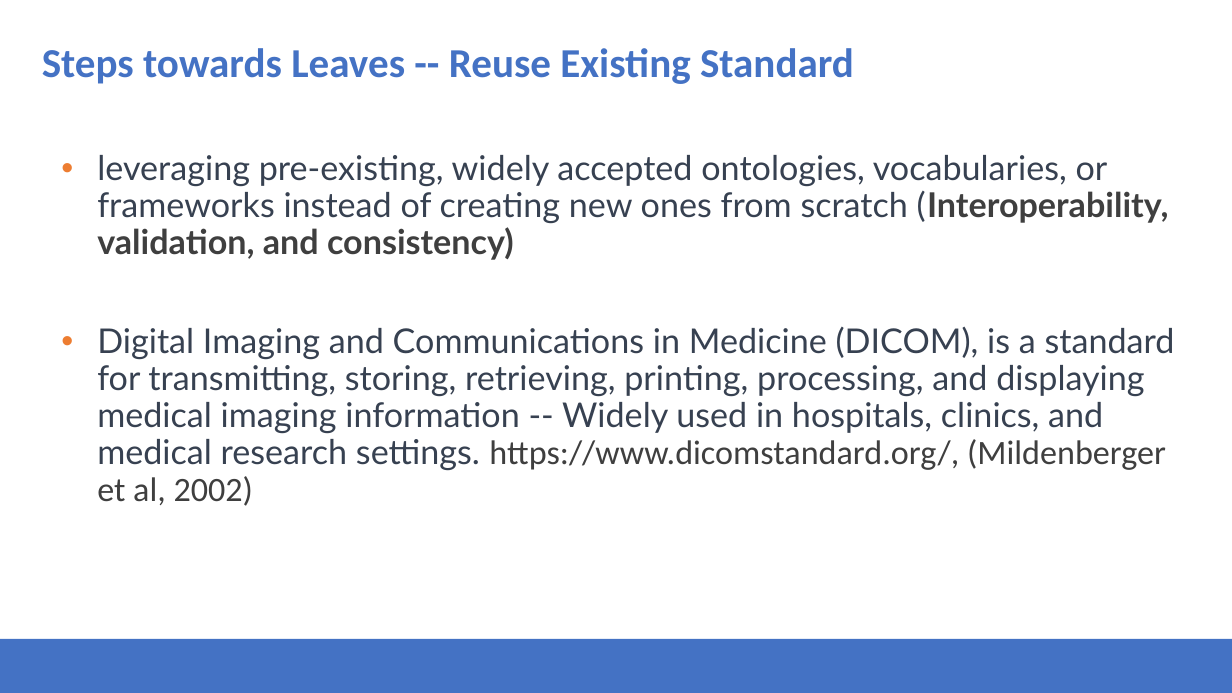
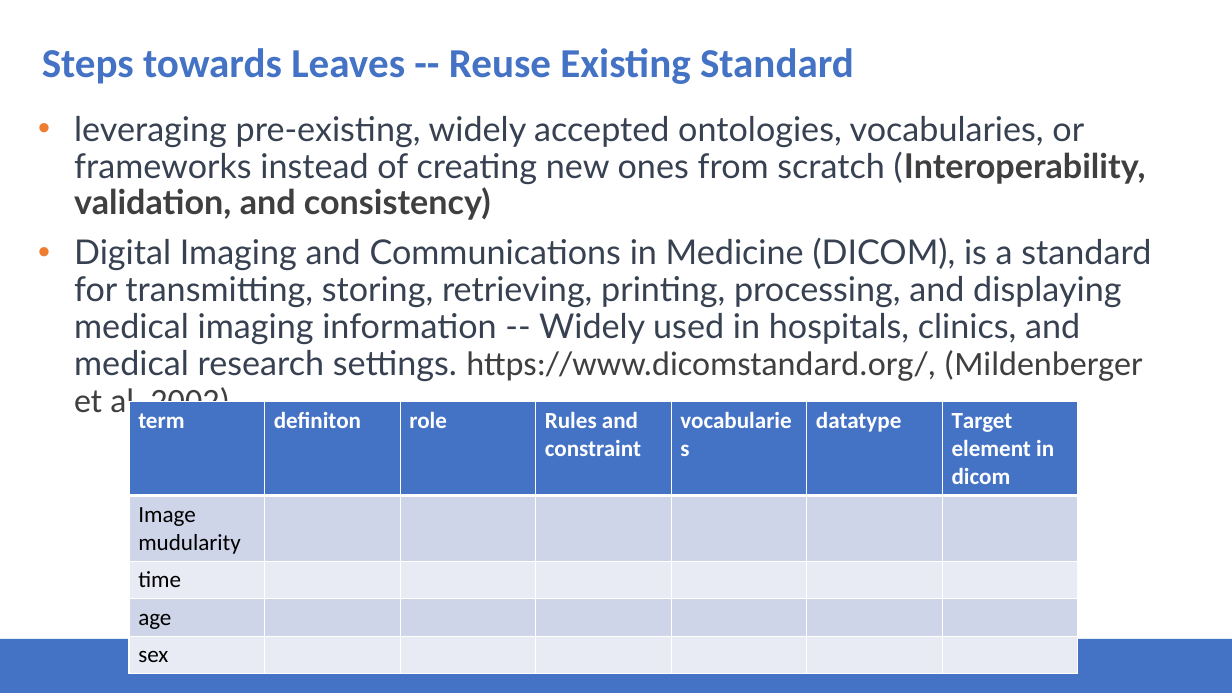
Before and after one commit to Health-RI/health-ri-metadata, a slide deck: slide 19 of Presentations/31082023HRI_Metadata_Schema_ImagingGroup_KickOff.pptx. Drawn at 1232x693 pixels with LibreOffice and Linux fonts; fonts in the diff are those of the drawing; background and template pictures are left out. Boxes give left, top, right and bottom in pixels: in the first picture for what was removed or moved away, otherwise in the second. Text is boxed around its words. In the diff, an @@ line names an element or a change of style, - is before the commit and + after.

```diff
--- a/Presentations/31082023HRI_Metadata_Schema_ImagingGroup_KickOff.pptx
+++ b/Presentations/31082023HRI_Metadata_Schema_ImagingGroup_KickOff.pptx
@@ text "leveraging pre-existing, widely accepted ontologies, ..." rewrapped from (x1=97, y1=155, x2=1175, y2=506) to (x1=74, y1=116, x2=1151, y2=421) @@
@@ table added at (x1=129, y1=402, x2=1080, y2=672), 5 rows, 7 columns @@
+term | definiton | role | Rules and constraint | vocabularies | datatype | Target element in dicom
+Image mudularity |  |  |  |  |  | 
+time |  |  |  |  |  | 
+age |  |  |  |  |  | 
+sex |  |  |  |  |  | 
```
Also in this commit, not shown: 16 other slides changed, 1 slide removed.
